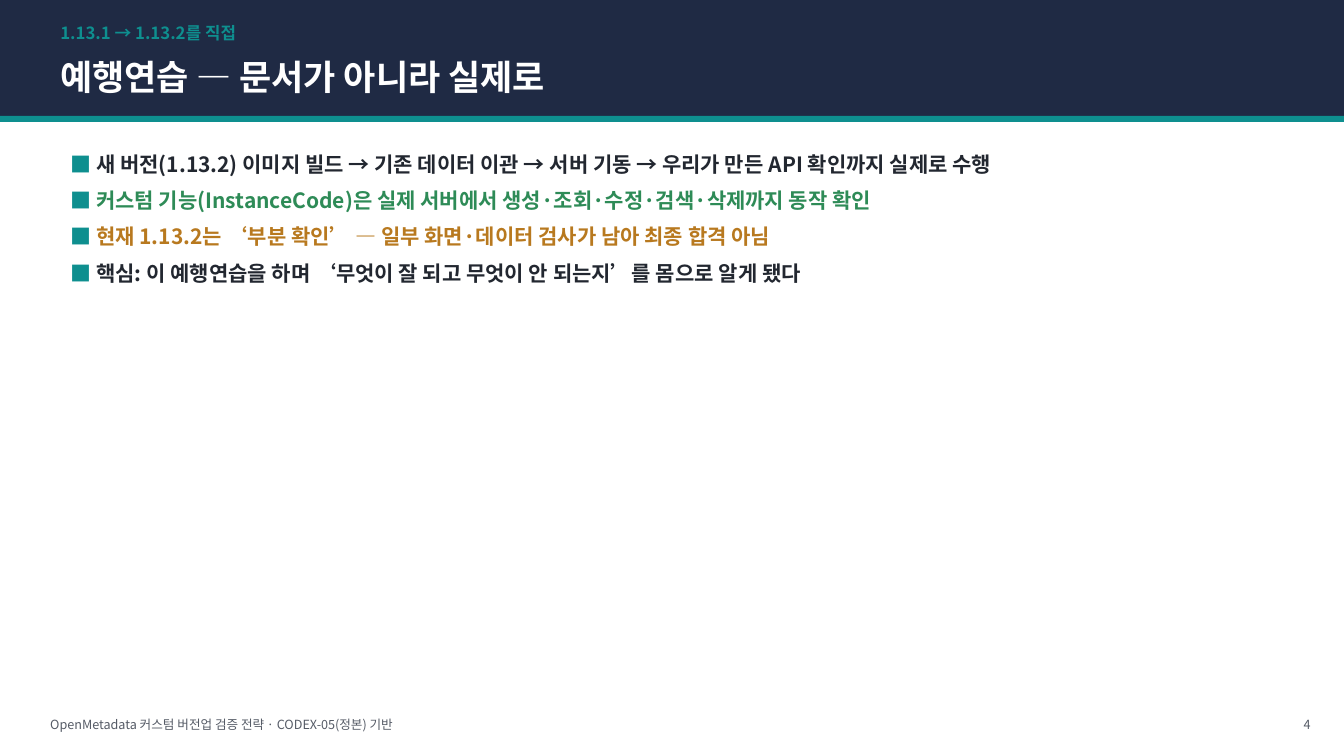
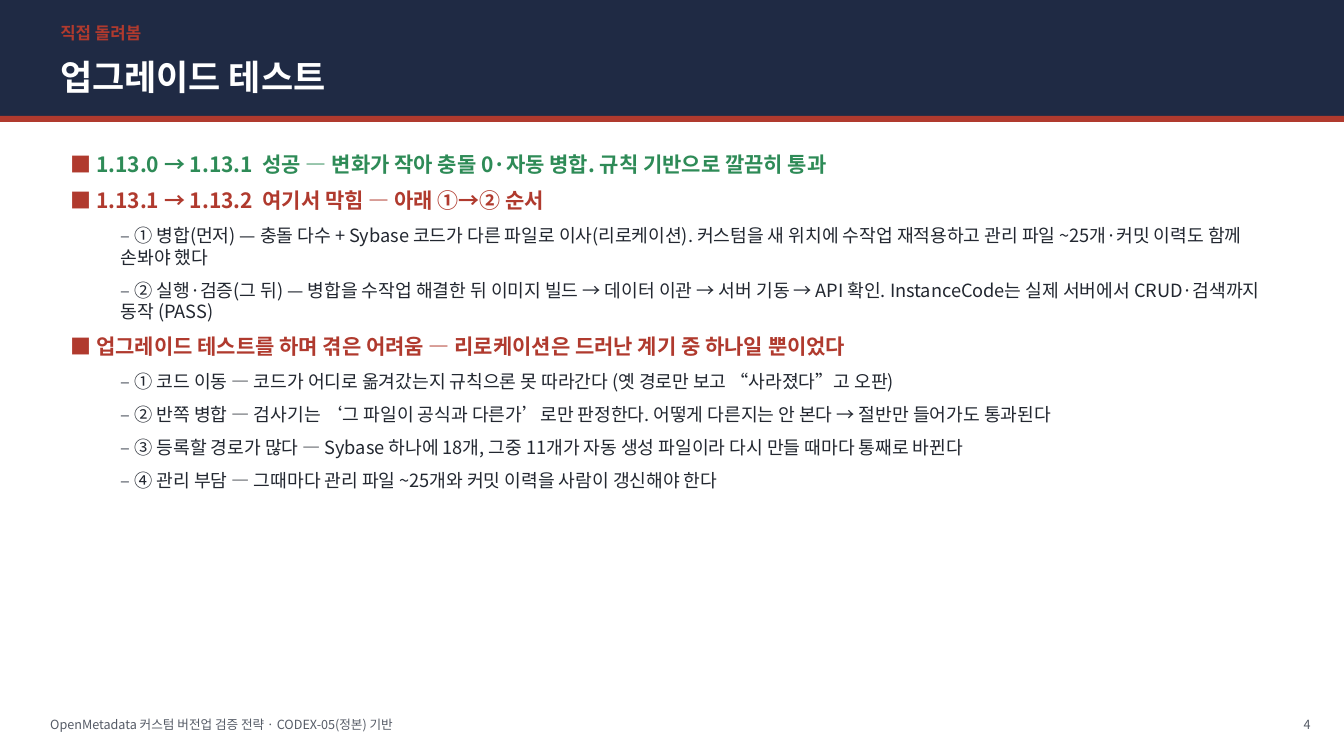
Before and after one commit to easyseop/openmetadata-lab-docs, a slide deck: slide 4 of docs/CODEX-05-전략발표.pptx. Drawn at 1344x756 pixels with LibreOffice and Linux fonts; fonts in the diff are those of the drawing. Boxes give left, top, right and bottom in pixels: in the first picture for what was removed or moved away, otherwise in the second. Text is boxed around its words. In the diff, an @@ line names an element or a change of style, - is before the commit and + after.

```diff
--- a/docs/CODEX-05-전략발표.pptx
+++ b/docs/CODEX-05-전략발표.pptx
@@ text at <box>60,25,141,41</box>: text changed; text colour #0E8F8F to #B03A2E @@
-1.13.1 → 1.13.2를 직접
+직접 돌려봄
@@ text at <box>60,60,325,93</box>: text changed @@
-예행연습 — 문서가 아니라 실제로
+업그레이드 테스트
@@ rectangle at <box>0,116,1344,122</box>: fill #0E8F8F to #B03A2E @@
@@ text at <box>96,154,1260,489</box>: text changed; size 15 to 13 pt; bold off @@
-■ 새 버전(1.13.2) 이미지 빌드 → 기존 데이터 이관 → 서버 기동 → 우리가 만든 API 확인까지 실제로 수행
-■ 커스텀 기능(InstanceCode)은 실제 서버에서 생성·조회·수정·검색·삭제까지 동작 확인
-■ 현재 1.13.2는 ‘부분 확인’ — 일부 화면·데이터 검사가 남아 최종 합격 아님
-■ 핵심: 이 예행연습을 하며 ‘무엇이 잘 되고 무엇이 안 되는지’를 몸으로 알게 됐다
+■ 1.13.0 → 1.13.1 성공 — 변화가 작아 충돌 0·자동 병합. 규칙 기반으로 깔끔히 통과
+■ 1.13.1 → 1.13.2 여기서 막힘 — 아래 ①→② 순서
+  – ① 병합(먼저) — 충돌 다수 + Sybase 코드가 다른 파일로 이사(리로케이션). 커스텀을 새 위치에 수작업 재적용하고 관리 파일 ~25개·커밋 이력도 함께 손봐야 했다
+  – ② 실행·검증(그 뒤) — 병합을 수작업 해결한 뒤 이미지 빌드 → 데이터 이관 → 서버 기동 → API 확인. InstanceCode는 실제 서버에서 CRUD·검색까지 동작 (PASS)
+■ 업그레이드 테스트를 하며 겪은 어려움 — 리로케이션은 드러난 계기 중 하나일 뿐이었다
+  – ① 코드 이동 — 코드가 어디로 옮겨갔는지 규칙으론 못 따라간다 (옛 경로만 보고 “사라졌다”고 오판)
+  – ② 반쪽 병합 — 검사기는 ‘그 파일이 공식과 다른가’로만 판정한다. 어떻게 다른지는 안 본다 → 절반만 들어가도 통과된다
+  – ③ 등록할 경로가 많다 — Sybase 하나에 18개, 그중 11개가 자동 생성 파일이라 다시 만들 때마다 통째로 바뀐다
+  – ④ 관리 부담 — 그때마다 관리 파일 ~25개와 커밋 이력을 사람이 갱신해야 한다
```
Also in this commit, not shown: 13 other slides changed, 2 slides added, 1 slide removed, 2 other files.
